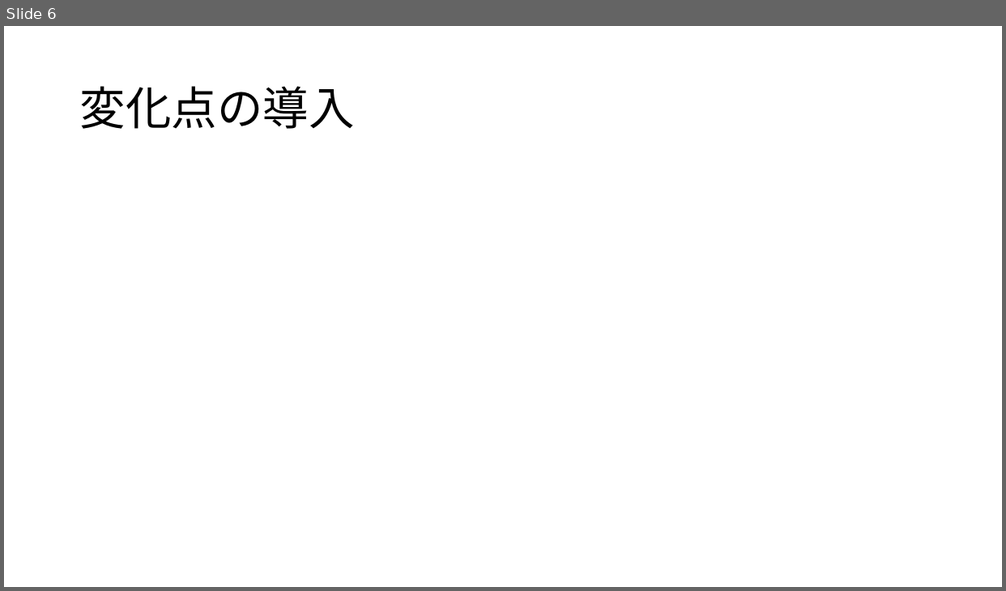
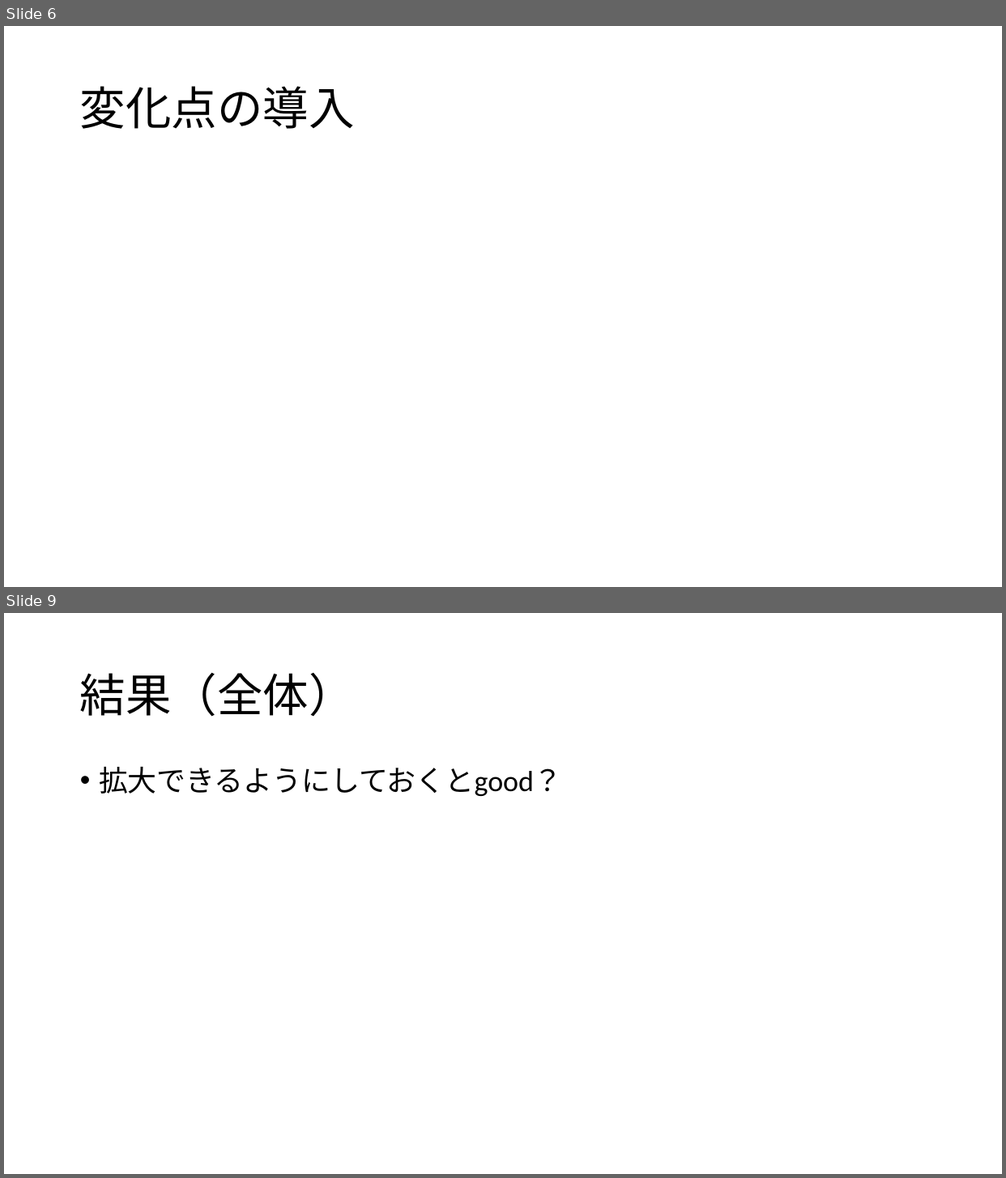
Before and after one commit to kur0cky/DA2017, a slide deck: 最終報告/1.pptx. Shown one above the other, each under a label of ours: slide 6 before the commit, slides 6 and 9 after it; the slides between them are not shown. The pictures are 1006x591 and 1006x1178 pixels, drawn with LibreOffice and Linux fonts; fonts in the diff are those of the drawing; grey boxes stand for pictures. Boxes give left, top, right and bottom in pixels: in the first picture for what was removed or moved away, otherwise in the second. Text is boxed around its words. In the diff, an @@ line names an element or a change of style, - is before the commit and + after.

```diff
--- a/最終報告/1.pptx
+++ b/最終報告/1.pptx
@@ slide 9 added at (4,613,1002,1174), background #FFFFFF @@
@@ title added at (80,673,355,717), 44 pt, text #000000 @@
+結果（全体）
@@ text added at (99,767,563,796), 28 pt, text #000000 @@
+• 拡大できるようにしておくとgood？
```
Also in this commit, not shown: 9 other slides added, 1 slide removed.
